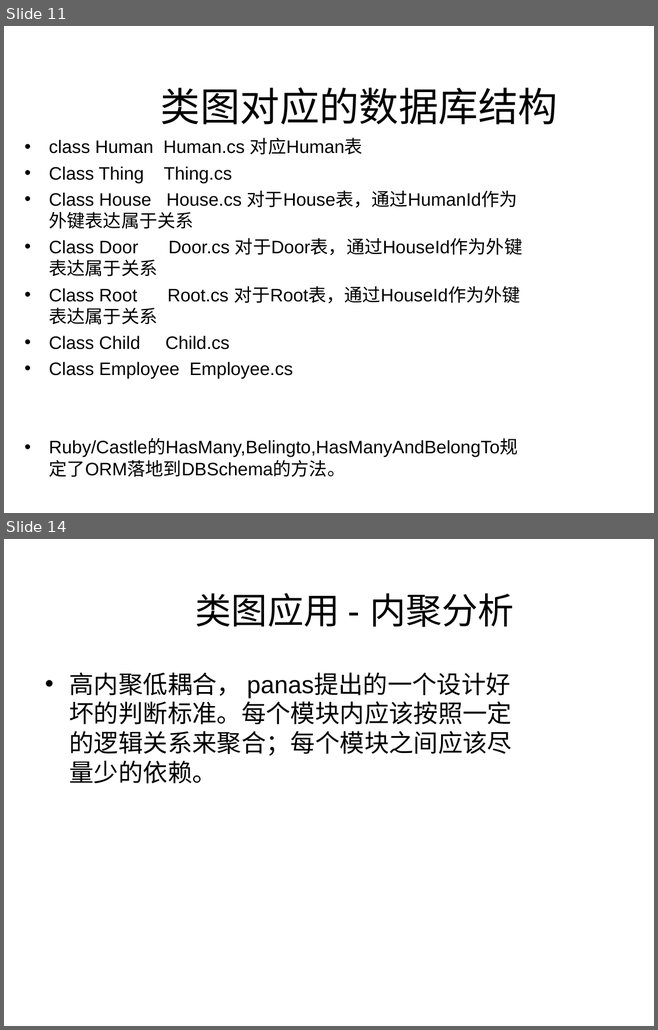
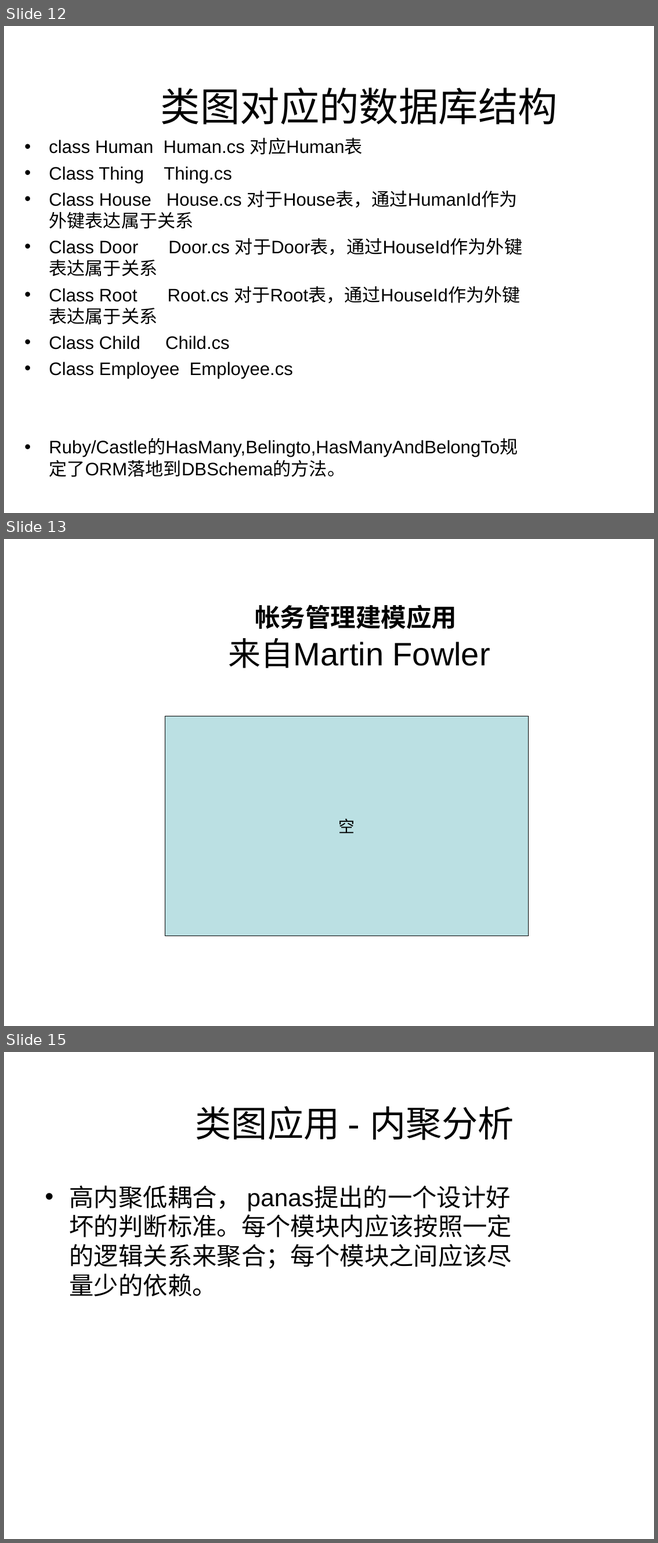
Before and after one commit to 1000copy/delpy, a slide deck: docs/1021project/UML理论和实践.ppt. Shown one above the other, each under a label of ours: slides 11 and 14 before the commit, slides 12, 13 and 15 after it; the slides between them are not shown. The pictures are 658x1030 and 658x1543 pixels, drawn with LibreOffice and Linux fonts; fonts in the diff are those of the drawing; background and template pictures are left out. Boxes give left, top, right and bottom in pixels: in the first picture for what was removed or moved away, otherwise in the second. Text is boxed around its words. In the diff, an @@ line names an element or a change of style, - is before the commit and + after.

```diff
--- a/docs/1021project/UML理论和实践.ppt
+++ b/docs/1021project/UML理论和实践.ppt
@@ slide 13 added at <box>4,539,654,1026</box>, background #FFFFFF @@
@@ text added at <box>228,605,490,668</box>, 36 pt, text #000000 @@
+帐务管理建模应用
+来自Martin Fowler
@@ rectangle added at <box>165,716,528,936</box>, fill #BBE0E3, outline #000000 0.74 pt, 18 pt, text #000000 @@
+空
@@ what was slide 11 is now slide 12 @@
@@ what was slide 14 is now slide 15 @@
```
Also in this commit, not shown: 5 slides changed, 6 other slides added, 2 slides removed.
